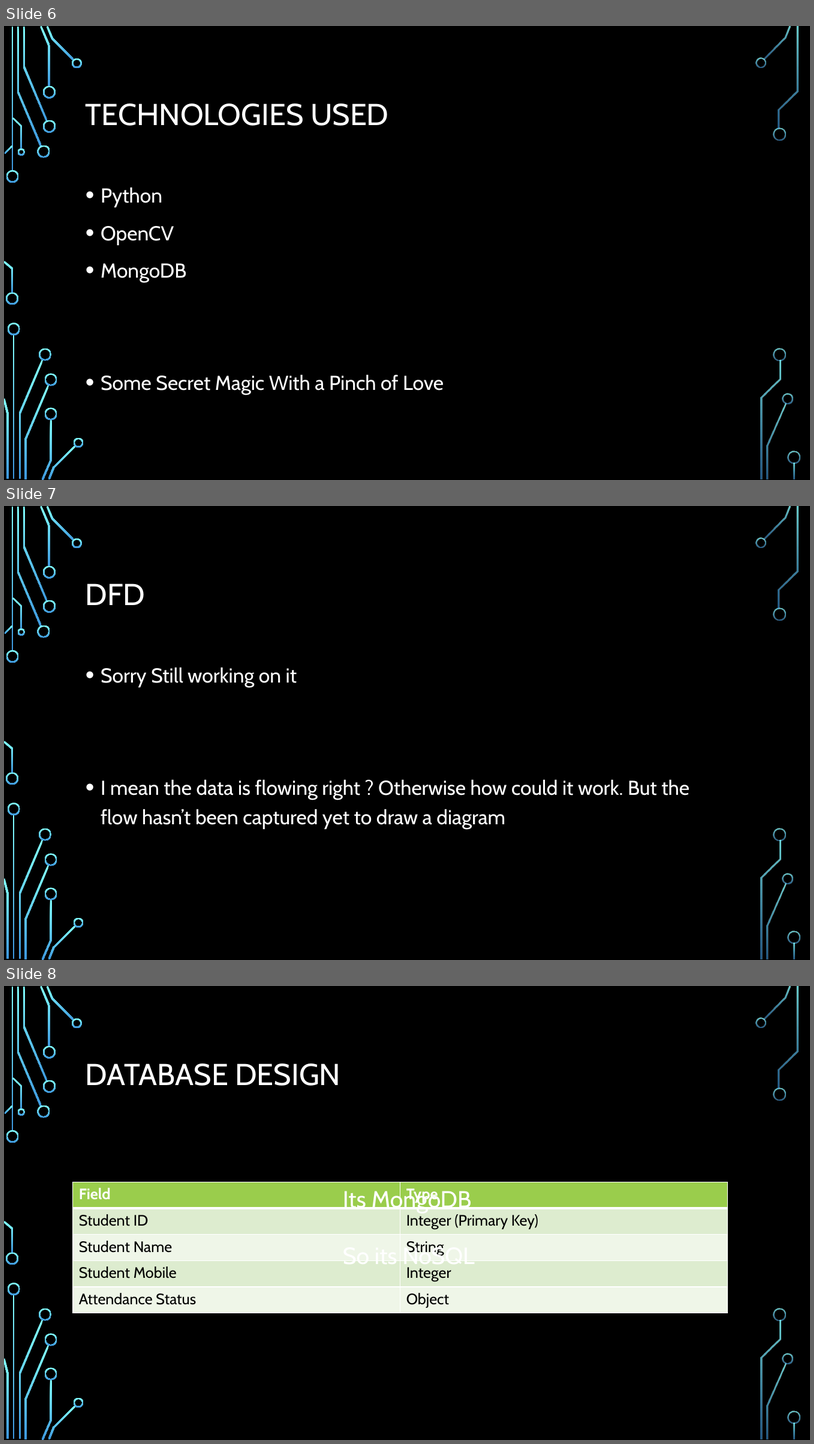
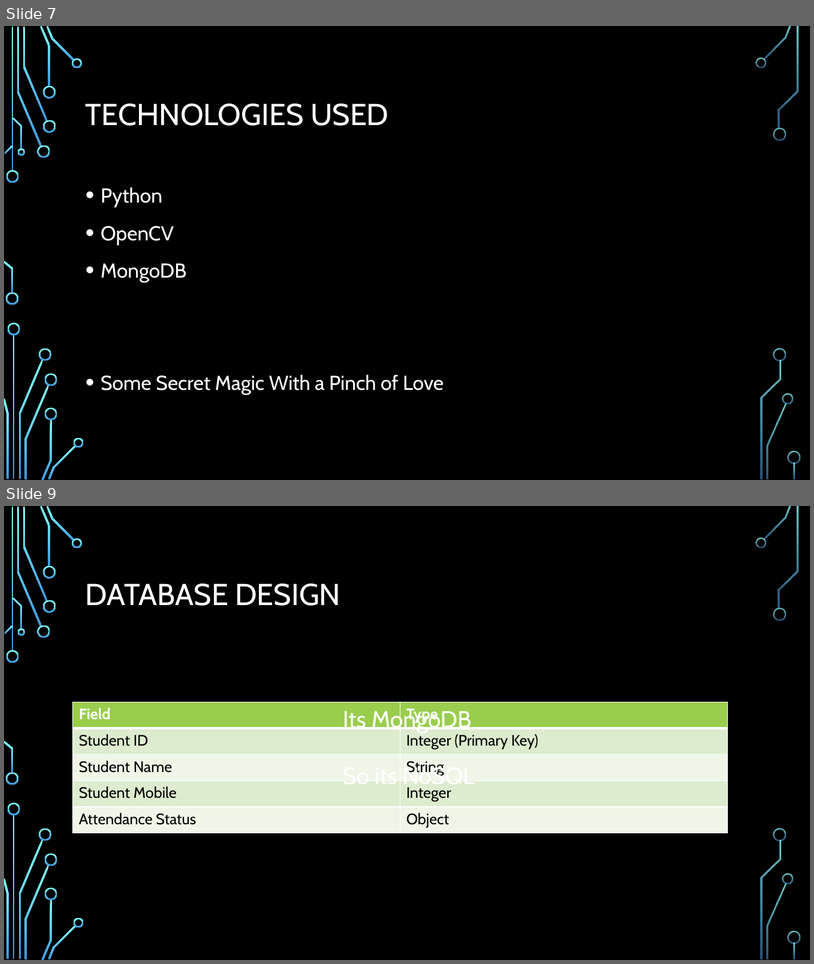
Before and after one commit to vellathottam/ROI, a slide deck: R O I.pptx. Shown one above the other, each under a label of ours: slides 6, 7 and 8 before the commit, slides 7 and 9 after it; the slides between them are not shown. The pictures are 814x1444 and 814x964 pixels, drawn with LibreOffice and Linux fonts; fonts in the diff are those of the drawing; background and template pictures are left out. Boxes give left, top, right and bottom in pixels: in the first picture for what was removed or moved away, otherwise in the second. Text is boxed around its words. In the diff, an @@ line names an element or a change of style, - is before the commit and + after.

```diff
--- a/R O I.pptx
+++ b/R O I.pptx
@@ slide 7 removed at [4, 506, 810, 960], background picture (left out); not listed: 36 template elements that a slide beside it also shows @@
@@ title removed at [86, 583, 146, 605] @@
-DFD
@@ text removed at [101, 667, 690, 829] @@
-• Sorry Still working on it
-• I mean the data is flowing right ? Otherwise how could it work. But the flow hasn’t been captured yet to draw a diagram
@@ what was slide 6 is now slide 7 @@
@@ what was slide 8 is now slide 9 @@
```
Also in this commit, not shown: 2 slides changed, 2 slides added.
